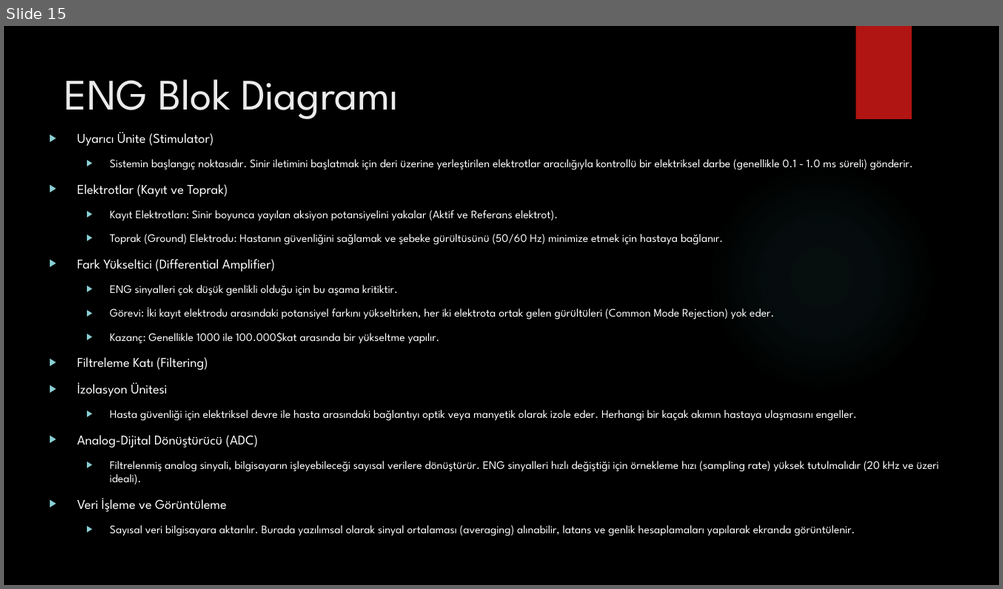
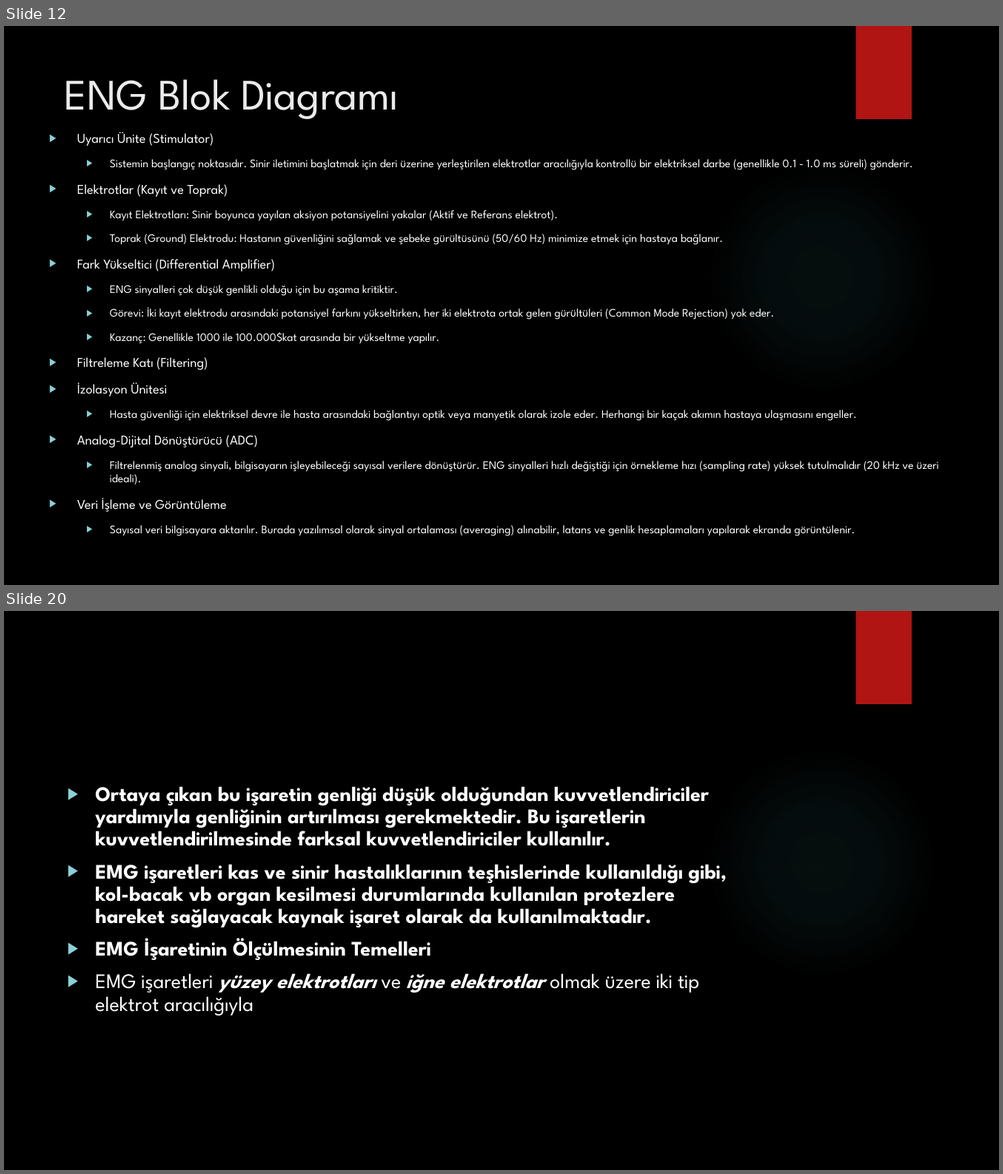
Before and after one commit to karakasmf/Medical-Electronic, a slide deck: elektronörogram.pptx. Shown one above the other, each under a label of ours: slide 15 before the commit, slides 12 and 20 after it; the slides between them are not shown. The pictures are 1003x589 and 1003x1174 pixels, drawn with LibreOffice and Linux fonts; fonts in the diff are those of the drawing; background and template pictures are left out. Boxes give left, top, right and bottom in pixels: in the first picture for what was removed or moved away, otherwise in the second. Text is boxed around its words. In the diff, an @@ line names an element or a change of style, - is before the commit and + after.

```diff
--- a/elektronörogram.pptx
+++ b/elektronörogram.pptx
@@ slide 20 added at [4, 611, 999, 1170], background picture (left out); not listed: 2 template elements that a slide beside it also shows @@
@@ text added at [95, 786, 726, 1016], 20 pt, text #FFFFFF, bold @@
+▶ Ortaya çıkan bu işaretin genliği düşük olduğundan kuvvetlendiriciler yardımıyla genliğinin artırılması gerekmektedir. Bu işaretlerin kuvvetlendirilmesinde farksal kuvvetlendiriciler kullanılır.
+▶ EMG işaretleri kas ve sinir hastalıklarının teşhislerinde kullanıldığı gibi, kol-bacak vb organ kesilmesi durumlarında kullanılan protezlere hareket sağlayacak kaynak işaret olarak da kullanılmaktadır.
+▶ EMG İşaretinin Ölçülmesinin Temelleri
+▶ EMG işaretleri yüzey elektrotları ve iğne elektrotlar olmak üzere iki tip elektrot aracılığıyla
@@ what was slide 15 is now slide 12 @@
```
Also in this commit, not shown: 13 other slides added, 4 slides removed, 1 other file.
